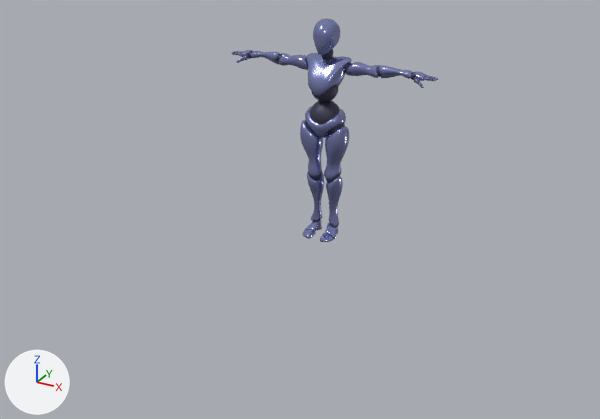
Two versions of the glTF model model.glb, one commit apart.
Camera for both pictures: a 50 mm camera at (2.91, -5.7, 3.02) aimed at (-0.05, -0.32, 0.33). The axes (+X, +Y, +Z) are drawn at lower left. The lights are the same throughout. Where no turn or scale is listed for an object, it has been applied to the vertices.

Names of what the first picture shows: 'Beta_Joints', 'Beta_Surface'.
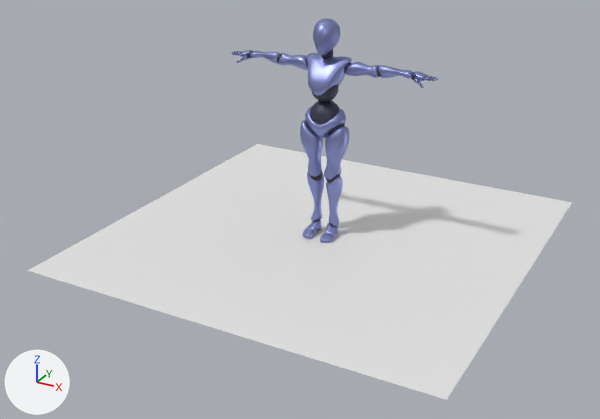
Where the change shows, as pixel boxes (x1, y1, x2, y2) in the pictures (600 x 419 px):
'Plane', added: after (28, 144, 572, 400)
'Beta_Surface', surface changed: (231, 19, 438, 242) in both

Diff of the bpy script that builds the scene:
```diff
--- a/model.glb.py
+++ b/model.glb.py
@@ mat_beta_highlimbsgeosg3 @@
 mat_beta_highlimbsgeosg3.metallic = 0.803
-mat_beta_highlimbsgeosg3.roughness = 0.206
+mat_beta_highlimbsgeosg3.roughness = 0.458
@@ me_plane @@
+me_plane.from_pydata([(-1.7, -1.7, 0.0), (1.7, -1.7, 0.0), (-1.7, 1.7, 0.0), (1.7, 1.7, 0.0)], [], [(0, 1, 3), (0, 3, 2)])
@@ ob_plane @@
+ob_plane = bpy.data.objects.new('Plane', me_plane)
+ob_plane.location = (0.0, 0.0, 0.0)
```
